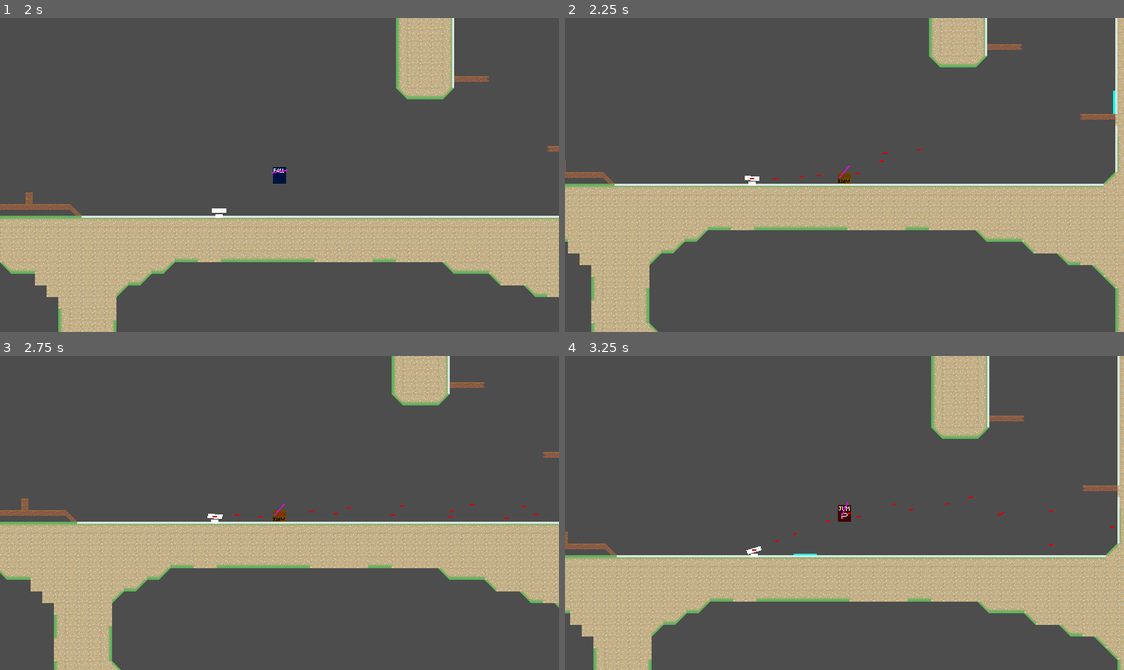
Above: before the commit, frames 1-4 (two rows, left to right).
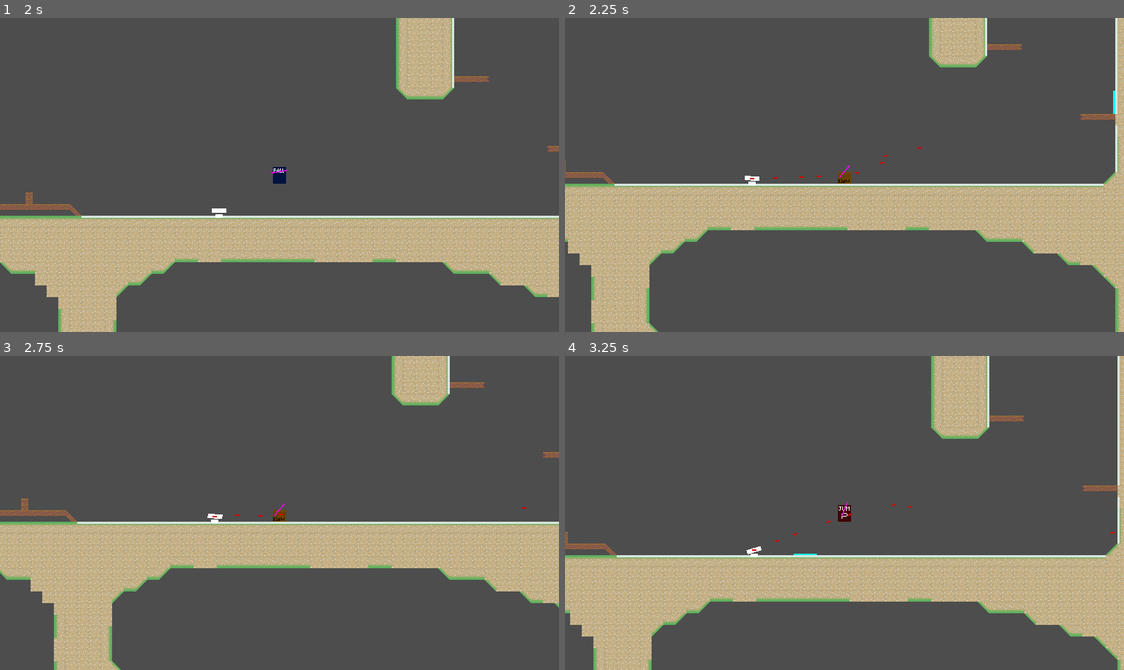
Above: after the commit, the same moments.

Repository: haruo-gabriel/portal2d
Game: Godot game, scene res://levels/test.tscn
The game is run twice, just before and just after one commit, with the same random seed, the same clock (stepped at 60 frames per second) and the same inputs.
Inputs (mouse positions are in pixels of both pictures, inside the frame that each line leads up to):
- Up to frame 1 (2 s): tap Enter at 0.5 s; move the mouse to (402, 159) at 0.52 s; hold D (move_right) from 0.53 s (still down); click (402, 159) at 0.6 s; tap Space (jump) at 0.77, 1.52 s; right-click (402, 159) at 0.8 s; move the mouse to (167, 190) at 1.27 s; right-click (167, 190) at 1.35 s; click (167, 190) at 1.55 s
- Up to frame 2 (2.25 s): move the mouse to (900, 105) at 2.02 s; release D (move_right) at 2.03 s; hold A (move_left) from 2.03 s (still down); hold Shift (crouch) from 2.03 s (still down)
- Up to frame 3 (2.75 s): keep holding A (move_left); keep holding Shift (crouch); right-click (335, 443) at 2.3 s
- Up to frame 4 (3.25 s): move the mouse to (816, 575) at 2.77 s; release A (move_left) at 2.78 s; release Shift (crouch) at 2.78 s; hold D (move_right) from 2.78 s (still down); click (816, 575) at 2.85 s; tap Space (jump) at 3.02 s

Frame 1 is identical in both runs. In frame 2, less than 0.1% of the frame differs, in the area x 37-64%, y 40-52%; in frame 3, less than 0.1%; in frame 4, less than 0.1%, in the area x 37-99%, y 44-61%.

Commit message:
Making laser hit player

Diff:
--- a/godot project/characters/laser/laser.gd
+++ b/godot project/characters/laser/laser.gd
@@ -1,6 +1,8 @@
 
 class_name Laser
 extends Node2D
+
+signal hit(laser: Laser)
 
 var velocity: Vector2
 var start_position: Vector2
@@ -25,3 +27,9 @@
 
 	if life_time <= 0:
 		queue_free()
+
+
+func _on_body_entered(body: Node2D) -> void:
+
+	if body.is_in_group("TurretTarget"):
+		body._on_laser_hit(self)
--- a/godot project/characters/laser/laser.tscn
+++ b/godot project/characters/laser/laser.tscn
@@ -14,3 +14,5 @@
 
 [node name="Sprite2D" type="Sprite2D" parent="."]
 texture = ExtResource("2_ec15y")
+
+[connection signal="body_entered" from="." to="." method="_on_body_entered"]
--- a/godot project/characters/player/scripts/player.gd
+++ b/godot project/characters/player/scripts/player.gd
@@ -106,3 +106,6 @@
 
 func _physics_process(_delta: float) -> void:
 	move()
+
+func _on_laser_hit(laser: Laser) -> void:
+	laser.queue_free()
--- a/godot project/characters/turret/scripts/turret.gd
+++ b/godot project/characters/turret/scripts/turret.gd
@@ -38,7 +38,7 @@
 	laser.start_position = raycast.global_position
 	laser.velocity = diff.normalized() * 2000
 
-	laser.velocity = laser.velocity.rotated((randf() * 2 - 1) / 20)
+	laser.velocity = laser.velocity.rotated((randf() * 2 - 1) / 40)
 	laser.velocity *= .9 + randf() / 5
 
 	get_parent().add_child(laser)
